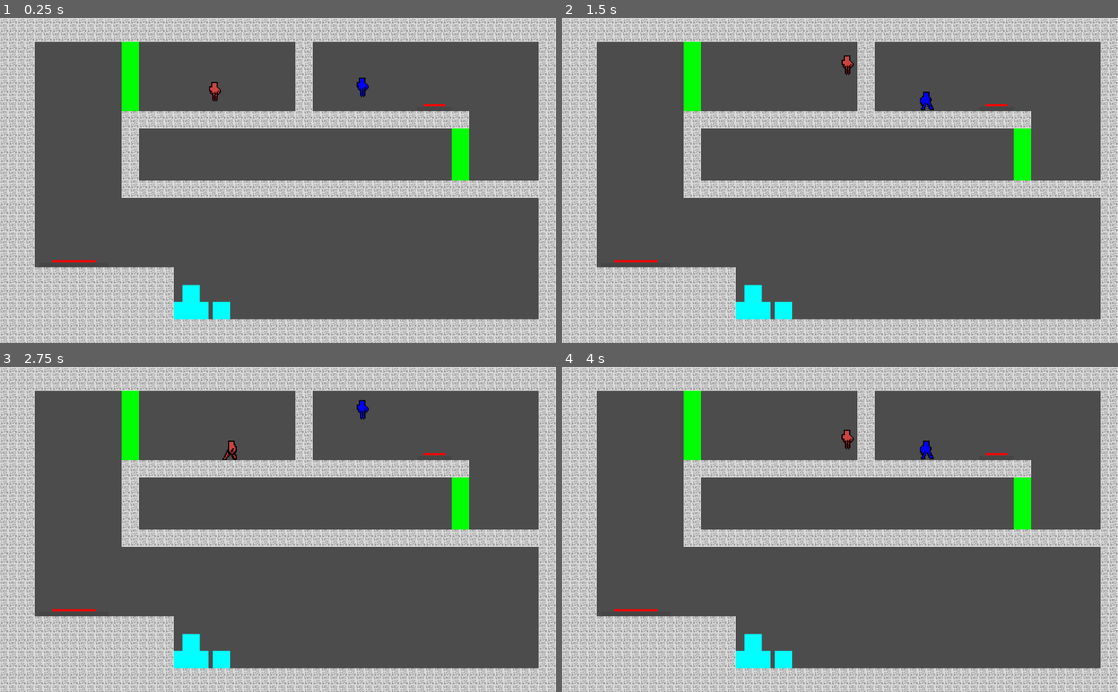
Above: before the commit, frames 1-4 (two rows, left to right).
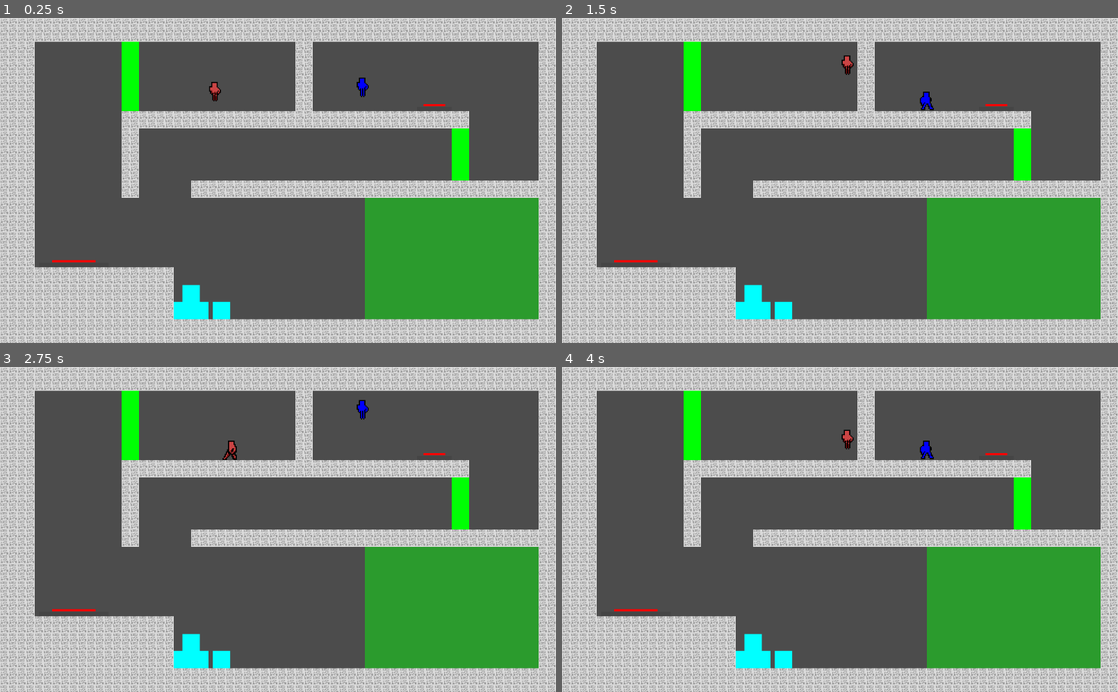
Above: after the commit, the same moments.

Repository: Yagoi23/Game-Jam-2022
Game: Godot game, scene res://Level 1.tscn
Same seed, same stepped clock (60 frames per second), same inputs: the game is played once before the commit and once after it. The project has no main scene, so this scene is started directly.
Inputs (mouse positions are in pixels of both pictures, inside the frame that each line leads up to):
- Up to frame 1 (0.25 s): no input
- Up to frame 2 (1.5 s): move the mouse to (962, 164) at 0.52 s; hold D (p1_right) from 0.53 s (still down); tap Left (p2_left) at 0.6 s; tap W (p1_up) at 0.77 s; move the mouse to (728, 196) at 1.27 s; tap Right (p2_right) at 1.35 s
- Up to frame 3 (2.75 s): tap W (p1_up) at 1.52 s; move the mouse to (333, 458) at 2.02 s; release D (p1_right) at 2.03 s; hold A (p1_left) from 2.03 s (still down); tap Up (p2_up) at 2.1 s
- Up to frame 4 (4 s): move the mouse to (812, 594) at 2.77 s; release A (p1_left) at 2.78 s; hold D (p1_right) from 2.78 s (still down); tap Left (p2_left) at 2.85 s; tap W (p1_up) at 3.02, 3.77 s; move the mouse to (1006, 578) at 3.52 s; tap Right (p2_right) at 3.6 s

The runs differ from the first frame. In frame 1, 12% of the frame differs, in the area x 25-97%, y 50-93%; in frame 2, 12%; in frame 3, 12%; in frame 4, 12%.

Commit message:
next level detection

Diff:
--- a/Level 1.tscn
+++ b/Level 1.tscn
@@ -1,10 +1,11 @@
-[gd_scene load_steps=6 format=2]
+[gd_scene load_steps=7 format=2]
 
 [ext_resource path="res://tileset.tres" type="TileSet" id=1]
 [ext_resource path="res://Button.tscn" type="PackedScene" id=2]
 [ext_resource path="res://Box.tscn" type="PackedScene" id=3]
 [ext_resource path="res://Door.tscn" type="PackedScene" id=4]
 [ext_resource path="res://Player.tscn" type="PackedScene" id=5]
+[ext_resource path="res://nextlevel(bothplayers).tscn" type="PackedScene" id=6]
 
 [node name="Node2D" type="Node2D"]
 
@@ -12,7 +13,7 @@
 tile_set = ExtResource( 1 )
 cell_size = Vector2( 32, 32 )
 format = 1
-tile_data = PoolIntArray( -655378, 26, 0, -655377, 26, 0, -6 …(3026 unchanged characters)… , 26, 0, 65521, 26, 0, 65527, 26, 0, 65528, 26, 0, 65529, 26, 0, 65530, 26, 0, 65531, 26, 0, 65532, 26, 0, 65533, 26, 0, 6 …(2927 unchanged characters)…
+tile_data = PoolIntArray( -655378, 26, 0, -655377, 26, 0, -6 …(3026 unchanged characters)… , 26, 0, 65521, 26, 0, 65527, 26, 0, 65531, 26, 0, 65532, 26, 0, 65533, 26, 0, 6 …(2927 unchanged characters)…
 
 [node name="Camera2D" type="Camera2D" parent="."]
 current = true
@@ -49,9 +50,11 @@
 
 [node name="Player" parent="." instance=ExtResource( 5 )]
 position = Vector2( -115, -184 )
-collision/safe_margin = 2.0
 
 [node name="Player2" parent="." instance=ExtResource( 5 )]
 position = Vector2( 157, -192 )
-collision/safe_margin = 2.0
 player_num = 1
+
+[node name="Node2D" parent="." instance=ExtResource( 6 )]
+position = Vector2( 320, 144 )
+scale = Vector2( 10, 7 )
--- a/Player.tscn
+++ b/Player.tscn
@@ -98,7 +98,7 @@
 "values": [ 1 ]
 }
 
-[node name="Player" type="KinematicBody2D"]
+[node name="Player" type="KinematicBody2D" groups=["player"]]
 position = Vector2( -3, 0 )
 scale = Vector2( 2, 2 )
 collision/safe_margin = 2.0
--- /dev/null
+++ b/nextlevel(bothplayers).gd
@@ -0,0 +1,29 @@
+extends Node2D
+
+var PlayerCount = 0
+
+# Declare member variables here. Examples:
+# var a = 2
+# var b = "text"
+
+
+# Called when the node enters the scene tree for the first time.
+func _ready():
+	pass # Replace with function body.
+
+
+# Called every frame. 'delta' is the elapsed time since the previous frame.
+#func _process(delta):
+#	pass
+func _process(delta):
+	if PlayerCount == 2:
+		print("winner winner")
+
+func _on_Area2D_body_entered(body):
+	if body.is_in_group("player"):
+		PlayerCount += 1
+
+
+func _on_Area2D_body_exited(body):
+	if body.is_in_group("player"):
+		PlayerCount -= 1
--- /dev/null
+++ b/nextlevel(bothplayers).tscn
@@ -0,0 +1,24 @@
+[gd_scene load_steps=3 format=2]
+
+[ext_resource path="res://nextlevel(bothplayers).gd" type="Script" id=1]
+
+[sub_resource type="RectangleShape2D" id=1]
+extents = Vector2( 16, 16 )
+
+[node name="Node2D" type="Node2D"]
+script = ExtResource( 1 )
+
+[node name="Area2D" type="Area2D" parent="."]
+
+[node name="CollisionShape2D" type="CollisionShape2D" parent="Area2D"]
+shape = SubResource( 1 )
+
+[node name="ColorRect" type="ColorRect" parent="Area2D"]
+margin_left = -16.0
+margin_top = -16.0
+margin_right = 16.0
+margin_bottom = 16.0
+color = Color( 0, 1, 0.0156863, 0.439216 )
+
+[connection signal="body_entered" from="Area2D" to="." method="_on_Area2D_body_entered"]
+[connection signal="body_exited" from="Area2D" to="." method="_on_Area2D_body_exited"]
